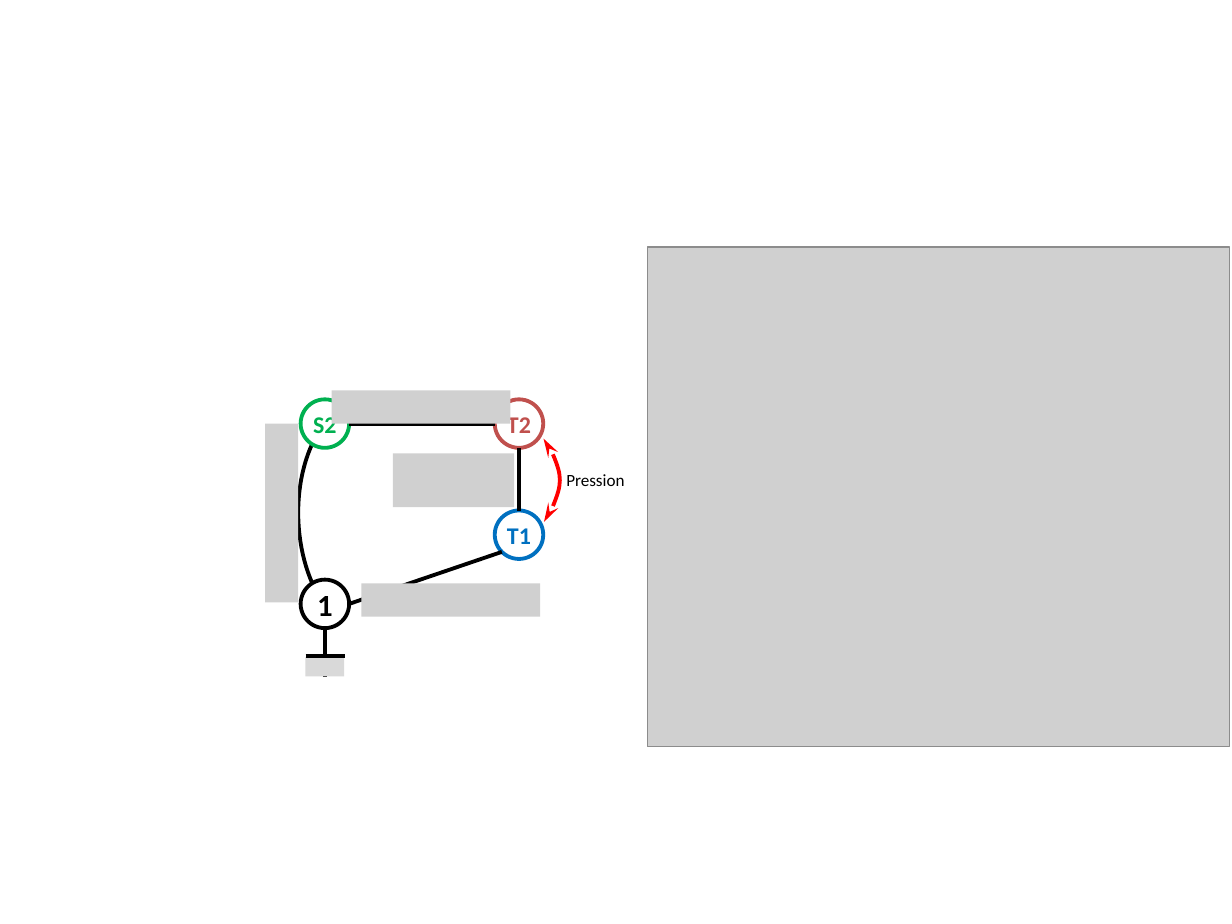
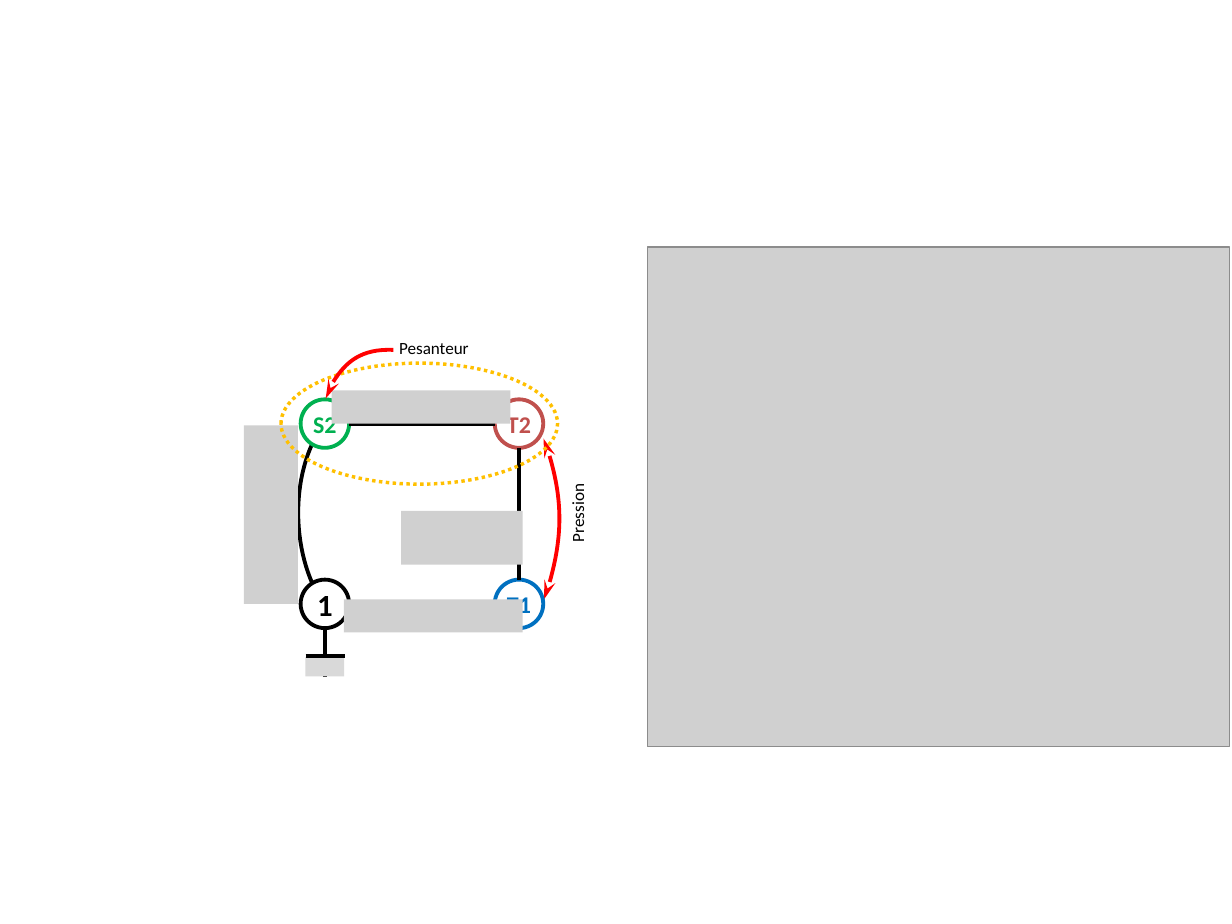
Before and after one commit to xpessoles/Cy_05_PSI_Energetique, a slide deck: slide 3 of Chapitre_01_Energetique/Application_03_ElevateurBateaux/Figures.pptx. Drawn at 1232x924 pixels with LibreOffice and Linux fonts; fonts in the diff are those of the drawing; grey boxes stand for pictures. Boxes give left, top, right and bottom in pixels: in the first picture for what was removed or moved away, otherwise in the second. Text is boxed around its words. In the diff, an @@ line names an element or a change of style, - is before the commit and + after.

```diff
--- a/Chapitre_01_Energetique/Application_03_ElevateurBateaux/Figures.pptx
+++ b/Chapitre_01_Energetique/Application_03_ElevateurBateaux/Figures.pptx
@@ freeform shape added at [317, 338, 393, 399], outline #FF0000 2.25 pt @@
@@ text added at [399, 343, 468, 354], 10 pt, text #000000 @@
+Pesanteur
@@ ellipse added at [281, 363, 557, 484], outline #FFC000 2 pt dashed @@
@@ picture: place and size @@
-picture at [265, 424, 298, 602]
+picture at [243, 426, 298, 604]
@@ line moved from (519, 448) - (519, 510) to (519, 448) - (519, 579) @@
@@ freeform shape: place and size @@
-freeform shape at [543, 439, 558, 522]
+freeform shape at [543, 439, 558, 600]
@@ picture removed at [393, 453, 515, 508] @@
@@ text "Pression": place and size @@
-text "Pression" at [566, 474, 624, 486]
+text "Pression" at [568, 489, 589, 541]
@@ text "Pression" at [568, 489, 589, 541]: rotation 0 to 270 degrees @@
@@ picture added at [402, 511, 524, 565] @@
@@ line removed from (501, 552) to (349, 604) @@
@@ ellipse "T1": place and size @@
-ellipse "T1" at [495, 510, 543, 558]
+ellipse "T1" at [495, 579, 543, 627]
@@ picture: place and size @@
-picture at [361, 584, 540, 617]
+picture at [344, 600, 522, 633]
```
Also in this commit, not shown: 1 other slide changed.
